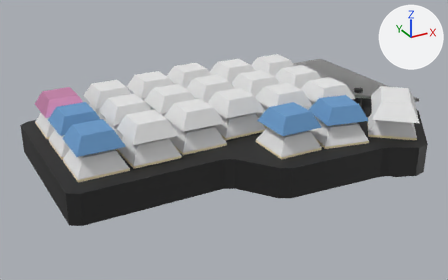
The glTF model src/pages/Corne/assets/corne.glb as it was, and as the next commit left it.
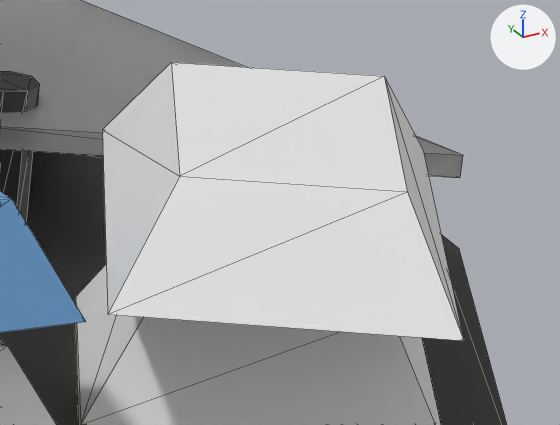
There are two pictures of each version: one whole from a 50 mm lens placed at (-0.1066, -0.1886, 0.0985), pointed at (-0.0054, -0.0047, 0.0065), one close up on the part from 80% to 96% of the width and 28% to 48% of the height. The axes (+X, +Y, +Z) are drawn at upper right. The lights are the same throughout. The close-ups show mesh edges as thin lines.

The first close-up shows 'case', 'modifier.003', 'screen', 'space', 'switch.018', 'switch.020'.
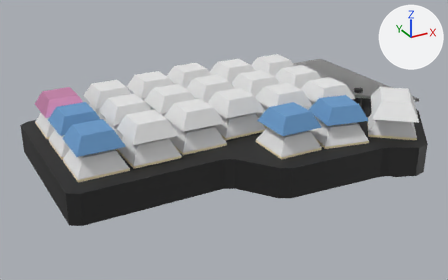
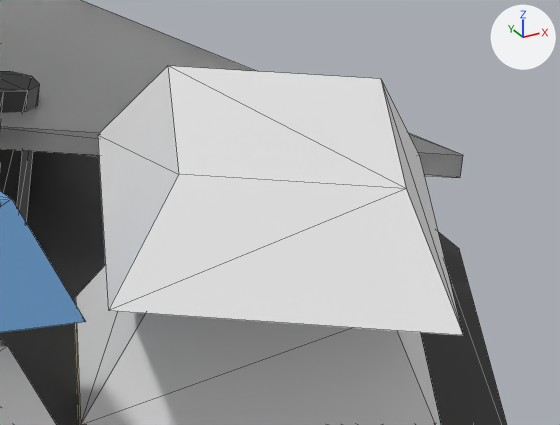
Boxes (x1, y1, x2, y2) around the edits, measured in the close-ups (560 x 425 px):
'space', moved, turned, rescaled: before (102, 62, 464, 341); after (98, 66, 463, 335)

What the commit changed:
Object 'space' (ob_space) moves from (0.04696, -0.03541, 0.02181) to (0.04682, -0.03541, 0.02181).
Object 'space' (ob_space) turns from (0, 0, 50) to (0, 0, -40) degrees about x, y and z.
Object 'space' (ob_space) is rescaled from (1.64, 1.0, 1.0) to (1.0, 1.56, 1.0).
